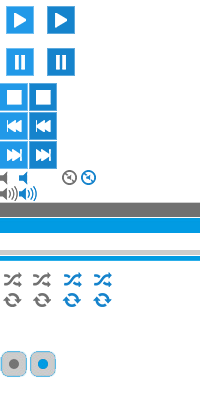
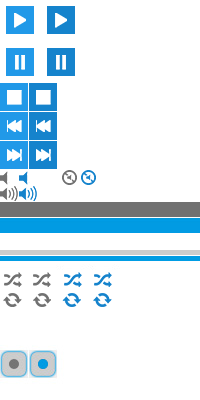
Two versions of the same layered image (200x400). Layer-by-layer changes:
added layer "Layer 4" above "Layer 3 copy" over [18, 202, 200, 203]
painted on "Layer 3 copy" over [0, 6, 200, 384]
